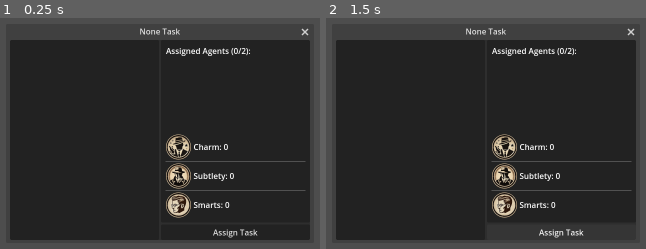
Above: before the commit, frames 1-2 (left to right).
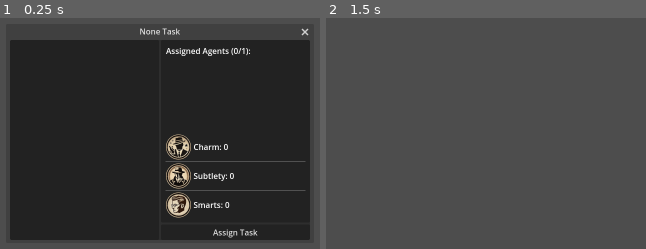
Above: after the commit, the same moments.

Repository: Stormwind-Gaming/stw-gogj-24
Game: Godot game, scene res://scenes/gui/post_radial_assignment.tscn
Same seed, same stepped clock (60 frames per second), same inputs: the game is played once before the commit and once after it. This scene is started directly instead of the project's main scene.
Inputs (mouse positions are in pixels of both pictures, inside the frame that each line leads up to):
- Up to frame 1 (0.25 s): no input
- Up to frame 2 (1.5 s): click "Assign Task" at 0.5 s; click (562, 232) at 1.25 s, where only the run before the commit has a clickable "Assign Task"

The runs differ from the first frame. In frame 1, less than 0.1% of the frame differs, in the area x 75-77%, y 12-16%; in frame 2, 78%, in the area x 3-97%, y 4-97%.

Commit message:
feat: character assignment and removal other tasks if reassigned

Diff:
--- a/scenes/gui/post_radial_assignment.tscn
+++ b/scenes/gui/post_radial_assignment.tscn
@@ -159,3 +159,5 @@
 layout_mode = 2
 focus_mode = 0
 text = "Assign Task"
+
+[connection signal="pressed" from="PanelContainer/MarginContainer/HBoxContainer/VBoxContainer/Button" to="." method="_on_button_pressed"]
--- a/scripts/game_controller.gd
+++ b/scripts/game_controller.gd
@@ -31,6 +31,13 @@
 
 # Method to add an action
 func add_action(poi: PointOfInterest, character: Character, action_type: Enums.ActionType, additional_info: Dictionary = {}) -> void:
+	# check if this character is already assigned to an action
+	for action in actions:
+		if action.character == character:
+			# delete the previous action
+			actions.erase(action)
+			print("Deleting previous action for character:", character)
+
 	print("Adding action:", poi, character, action_type)
 	var new_action = Action.new(poi, character, action_type, additional_info)
 	actions.append(new_action)
@@ -169,10 +176,9 @@
 	post_radial_assignment.connect('post_radial_assignment_option', _on_post_radial_assignment_option_selected)
 	add_child(post_radial_assignment)
 
-func _on_post_radial_assignment_option_selected(option: Enums.ActionType) -> void:
-	if option != Enums.ActionType.NONE:
-		var characters = GlobalRegistry.get_all_objects(Enums.Registry_Category.CHARACTER)
-		GameController.add_action(poi_for_radial, characters[characters.keys().front()], option)
+func _on_post_radial_assignment_option_selected(option: Enums.ActionType, selected_agents: Array[Character], additions: Array) -> void:
+	if option != Enums.ActionType.NONE and option != Enums.ActionType.INFO:
+		GameController.add_action(poi_for_radial, selected_agents[0], option)
 
 	# create a tiny timer to get around erroneous clickthroughs
 	await get_tree().create_timer(0.1).timeout
--- a/scripts/gui/post_radial_assignment.gd
+++ b/scripts/gui/post_radial_assignment.gd
@@ -8,7 +8,7 @@
 @export var smarts_label: Label
 
 var option: Enums.ActionType
-var max_agents: int = 2
+var max_agents: int = 1
 
 var selected_agents: Array[Character] = []
 
@@ -79,3 +79,8 @@
 	assigned_agents_label.text = ''
 	for agent in selected_agents:
 		assigned_agents_label.text += agent.get_full_name() + '\n'
+
+
+func _on_button_pressed() -> void:
+	emit_signal('post_radial_assignment_option', option, selected_agents, [])
+	queue_free()
